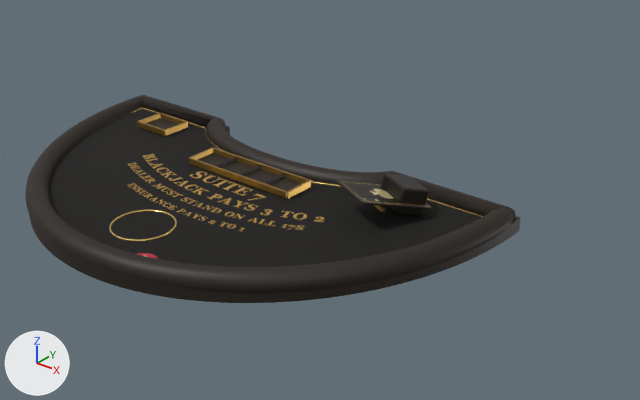
One commit to the glTF model public/brand/table-assets.glb: the scene before it, then after it.
One viewpoint serves both versions: a 50 mm camera at (6.62, -6.2, 4.31) aimed at (1.2, 0.57, 0.11). Every picture has the same lights, and +X, +Y and +Z are marked at lower left. The older version comes first. Where no turn or scale is listed for an object, it has been applied to the vertices.

Objects in the first picture: 'Card7S', 'Chip7', 'ChipTray', 'DiscardTray', 'Shoe', 'Table'.
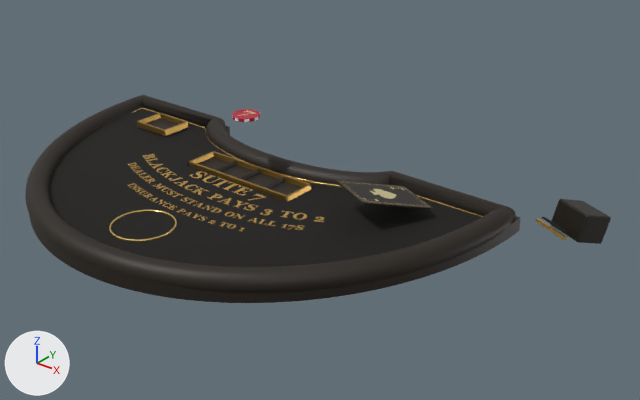
Boxes (x1, y1, x2, y2) around the edits, measured in the pictures (640 x 400 px):
'Shoe', moved
    before: (374, 174, 429, 216)
    after: (535, 199, 611, 244)
'ChipTray', moved
    before: (189, 148, 311, 199)
    after: (189, 151, 311, 202)
'Chip7', moved (mostly hidden before)
    before: (138, 253, 158, 259)
    after: (232, 109, 260, 122)

What the commit changed:
Object 'Chip7' (ob_chip7) moves from (0.62, -1.46, 0.03) to (0.0, 0.72, 0.76).
Object 'ChipTray' (ob_chiptray) moves from (0.0, 0.72, 0.024) to (0.0, 0.72, -0.027).
Object 'Shoe' (ob_shoe) moves from (1.92, 1.1, 0.194) to (3.67, 1.7, 0.194).
